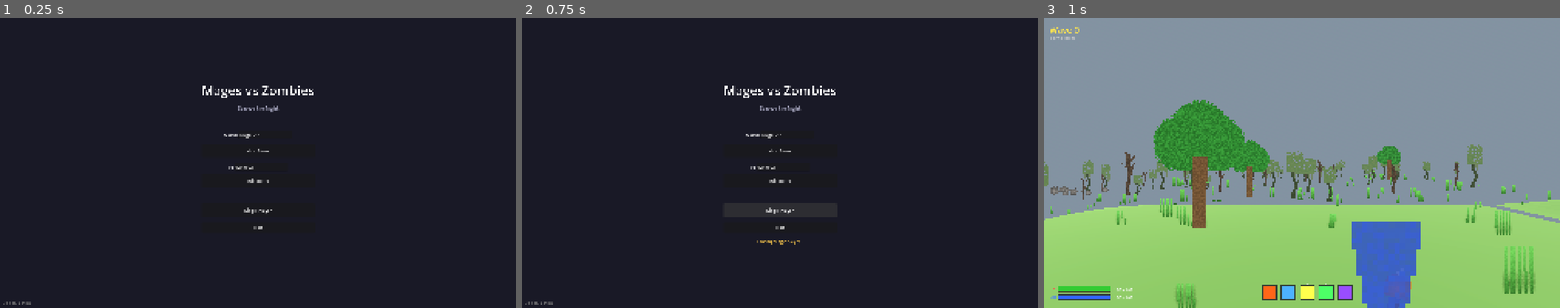
Above: before the commit, frames 1-3 (left to right).
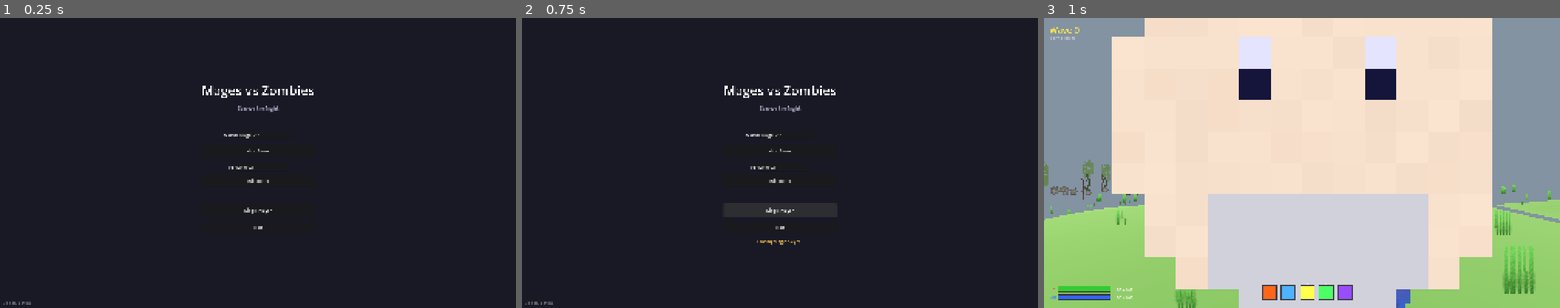
Above: after the commit, the same moments.

Repository: ruapotato/Mages-vs-Zombies
Game: Godot game, scene res://scenes/ui/main_menu.tscn
Two runs of this game, one before a commit and one after it. Both use one fixed random seed, a clock stepped at 60 frames per second and the inputs below.
Inputs:
- Up to frame 1 (0.25 s): no input
- Up to frame 2 (0.75 s): click "Single Player" at 0.5 s
- Up to frame 3 (1 s): no input

Frames 1-2 are identical in both runs. In frame 3, 66% of the frame differs, in the area x 13-87%, y 0-100%.

Commit message:
Fix sprite position, zombie spawn, and signal errors
- Moved mage sprite behind pivot (Z=-0.15) not forward
- Increased zombie spawn height offset to 2.0 to avoid ground clipping
- Added null checks for mutex in terrain threading
- Fixed zombie died signal connection (removed redundant .bind())

🤖 Generated with [Claude Code](https://claude.com/claude-code)

Co-Authored-By: Claude Opus 4.5 <noreply@anthropic.com>

Diff:
--- a/scenes/player/player.tscn
+++ b/scenes/player/player.tscn
@@ -31,7 +31,7 @@
 transform = Transform3D(1, 0, 0, 0, 1, 0, 0, 0, 1, 0, 0, -1)
 
 [node name="MageSprite" type="Sprite3D" parent="."]
-transform = Transform3D(1, 0, 0, 0, 1, 0, 0, 0, 1, 0, 0.9, 0.3)
+transform = Transform3D(1, 0, 0, 0, 1, 0, 0, 0, 1, 0, 0.95, -0.15)
 visible = false
 billboard = 1
 texture_filter = 0
@@ -39,7 +39,7 @@
 pixel_size = 0.025
 
 [node name="StaffSprite" type="Sprite3D" parent="."]
-transform = Transform3D(1, 0, 0, 0, 1, 0, 0, 0, 1, 0.3, 1.0, 0.3)
+transform = Transform3D(1, 0, 0, 0, 1, 0, 0, 0, 1, 0.25, 1.1, -0.1)
 visible = false
 billboard = 1
 texture_filter = 0
--- a/scripts/enemies/zombie_horde.gd
+++ b/scripts/enemies/zombie_horde.gd
@@ -26,7 +26,7 @@
 @export var spawn_radius_max: float = 40.0
 @export var night_spawn_multiplier: float = 2.0  # 2x more zombies at night!
 @export var night_spawn_rate_multiplier: float = 1.5  # Spawn 50% faster at night
-@export var spawn_height_offset: float = 1.0
+@export var spawn_height_offset: float = 2.0  # Spawn above ground to avoid clipping
 
 # LOD (Level of Detail) settings - from original implementation
 @export_group("LOD Settings")
@@ -163,9 +163,9 @@
 	if initial_target and "state" in zombie:
 		zombie.set("state", 2)  # CHASING
 
-	# Connect died signal
+	# Connect died signal (signal already passes self as argument)
 	if zombie.has_signal("died"):
-		zombie.died.connect(_on_zombie_died.bind(zombie))
+		zombie.died.connect(_on_zombie_died)
 
 func _on_zombie_removed(node: Node) -> void:
 	if node in all_zombies:
@@ -301,7 +301,7 @@
 	if not zombies_container:
 		all_zombies.append(zombie)
 		total_zombies_spawned += 1
-		zombie.died.connect(_on_zombie_died.bind(zombie))
+		zombie.died.connect(_on_zombie_died)
 
 	emit_signal("zombie_spawned", zombie)
 
@@ -773,7 +773,7 @@
 					add_child(zombie)
 				if not zombies_container:
 					all_zombies.append(zombie)
-					zombie.died.connect(_on_zombie_died.bind(zombie))
+					zombie.died.connect(_on_zombie_died)
 					total_zombies_spawned += 1
 
 ## Clear all zombies (for testing or game reset)
--- a/scripts/terrain/terrain_world.gd
+++ b/scripts/terrain/terrain_world.gd
@@ -330,16 +330,8 @@
 
 ## Threaded mesh generation
 func _generate_mesh_threaded(chunk_key: String, chunk, neighbors: Dictionary, lod_level: int = 0) -> void:
-	# Safety check - mesh_generator must exist
-	if not mesh_generator:
-		mesh_result_mutex.lock()
-		completed_mesh_results.append({
-			"chunk_key": chunk_key,
-			"mesh": null,
-			"collision_shape": null,
-			"lod_level": lod_level
-		})
-		mesh_result_mutex.unlock()
+	# Safety check - mesh_generator and mutex must exist
+	if not mesh_generator or not mesh_result_mutex:
 		return
 
 	var mesh: ArrayMesh = mesh_generator.generate_mesh(chunk, neighbors, lod_level)
@@ -348,6 +340,9 @@
 	# Only generate collision for high detail chunks (LOD 0 and 1)
 	if mesh and lod_level <= 1 and mesh_generator:
 		collision_shape = mesh_generator.generate_collision_shape(mesh)
+
+	if not mesh_result_mutex:
+		return
 
 	mesh_result_mutex.lock()
 	completed_mesh_results.append({
